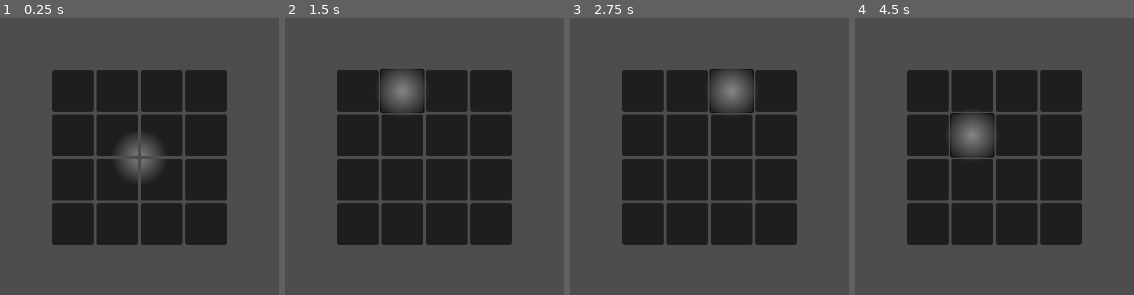
Above: before the commit, frames 1-4 (left to right).
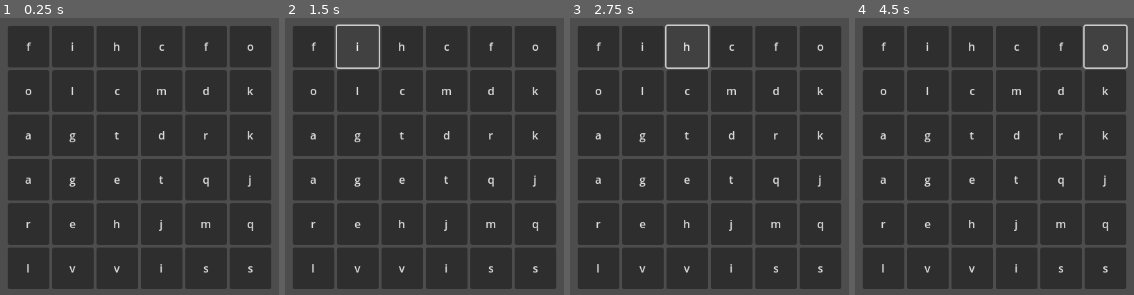
Above: after the commit, the same moments.

Repository: keychera/rune-in-the-dark
Game: Godot game, scene res://game/game.tscn
Two runs of this game, one before a commit and one after it. Both use one fixed random seed, a clock stepped at 60 frames per second and the inputs below. Before the commit the project starts from res://rune-board.tscn.
Inputs (mouse positions are in pixels of both pictures, inside the frame that each line leads up to; where the layout moved, square brackets give the same spot in the first picture):
- Up to frame 1 (0.25 s): no input
- Up to frame 2 (1.5 s): click (312, 45) [357, 90] at 0.5 s; click (357, 45) [402, 90] at 1.25 s
- Up to frame 3 (2.75 s): click (687, 45) [731, 90] at 2 s
- Up to frame 4 (4.5 s): click (1016, 45) [1061, 90] at 2.75 s; click (1061, 45) [927, 134] at 3.5 s; click (1106, 45) [972, 134] at 4.25 s

The runs differ from the first frame. In frame 1, 45% of the frame differs, in the area x 2-98%, y 2-98%; in frame 2, 44%; in frame 3, 44%; in frame 4, 44%.

Commit message:
match 2 game

Diff:
--- a/game.tscn
+++ /dev/null
@@ -1,18 +0,0 @@
-[gd_scene load_steps=4 format=3 uid="uid://64hydpvq3l7y"]
-
-[ext_resource type="Shader" path="res://glow.gdshader" id="1_4ee40"]
-[ext_resource type="Texture2D" uid="uid://c3t5r78ou4638" path="res://rune_in_the_dark.png" id="1_la6h3"]
-
-[sub_resource type="ShaderMaterial" id="ShaderMaterial_604q2"]
-shader = ExtResource("1_4ee40")
-shader_parameter/bloom_i = 0.02
-shader_parameter/glow_color = Color(0.937255, 0.968627, 0.698039, 1)
-shader_parameter/glow_i = 0.78
-
-[node name="Node" type="Node"]
-
-[node name="RuneInTheDark" type="Sprite2D" parent="."]
-texture_filter = 1
-material = SubResource("ShaderMaterial_604q2")
-position = Vector2(336, 139)
-texture = ExtResource("1_la6h3")
--- /dev/null
+++ b/game/game.tscn
@@ -0,0 +1,126 @@
+[gd_scene load_steps=3 format=3 uid="uid://64hydpvq3l7y"]
+
+[ext_resource type="Script" path="res://game/runeboard.gd" id="1_2oehf"]
+[ext_resource type="PackedScene" uid="uid://bsrnnthpa65u6" path="res://game/rune.tscn" id="2_ji5dw"]
+
+[node name="Node" type="Node"]
+
+[node name="CenterContainer" type="CenterContainer" parent="."]
+anchors_preset = 15
+anchor_right = 1.0
+anchor_bottom = 1.0
+grow_horizontal = 2
+grow_vertical = 2
+
+[node name="runeboard" type="GridContainer" parent="CenterContainer"]
+layout_mode = 2
+columns = 6
+script = ExtResource("1_2oehf")
+
+[node name="rune" parent="CenterContainer/runeboard" instance=ExtResource("2_ji5dw")]
+layout_mode = 2
+
+[node name="rune2" parent="CenterContainer/runeboard" instance=ExtResource("2_ji5dw")]
+layout_mode = 2
+
+[node name="rune3" parent="CenterContainer/runeboard" instance=ExtResource("2_ji5dw")]
+layout_mode = 2
+
+[node name="rune4" parent="CenterContainer/runeboard" instance=ExtResource("2_ji5dw")]
+layout_mode = 2
+
+[node name="rune5" parent="CenterContainer/runeboard" instance=ExtResource("2_ji5dw")]
+layout_mode = 2
+
+[node name="rune6" parent="CenterContainer/runeboard" instance=ExtResource("2_ji5dw")]
+layout_mode = 2
+
+[node name="rune7" parent="CenterContainer/runeboard" instance=ExtResource("2_ji5dw")]
+layout_mode = 2
+
+[node name="rune8" parent="CenterContainer/runeboard" instance=ExtResource("2_ji5dw")]
+layout_mode = 2
+
+[node name="rune9" parent="CenterContainer/runeboard" instance=ExtResource("2_ji5dw")]
+layout_mode = 2
+
+[node name="rune10" parent="CenterContainer/runeboard" instance=ExtResource("2_ji5dw")]
+layout_mode = 2
+
+[node name="rune11" parent="CenterContainer/runeboard" instance=ExtResource("2_ji5dw")]
+layout_mode = 2
+
+[node name="rune12" parent="CenterContainer/runeboard" instance=ExtResource("2_ji5dw")]
+layout_mode = 2
+
+[node name="rune13" parent="CenterContainer/runeboard" instance=ExtResource("2_ji5dw")]
+layout_mode = 2
+
+[node name="rune14" parent="CenterContainer/runeboard" instance=ExtResource("2_ji5dw")]
+layout_mode = 2
+
+[node name="rune15" parent="CenterContainer/runeboard" instance=ExtResource("2_ji5dw")]
+layout_mode = 2
+
+[node name="rune16" parent="CenterContainer/runeboard" instance=ExtResource("2_ji5dw")]
+layout_mode = 2
+
+[node name="rune17" parent="CenterContainer/runeboard" instance=ExtResource("2_ji5dw")]
+layout_mode = 2
+
+[node name="rune18" parent="CenterContainer/runeboard" instance=ExtResource("2_ji5dw")]
+layout_mode = 2
+
+[node name="rune19" parent="CenterContainer/runeboard" instance=ExtResource("2_ji5dw")]
+layout_mode = 2
+
+[node name="rune20" parent="CenterContainer/runeboard" instance=ExtResource("2_ji5dw")]
+layout_mode = 2
+
+[node name="rune21" parent="CenterContainer/runeboard" instance=ExtResource("2_ji5dw")]
+layout_mode = 2
+
+[node name="rune22" parent="CenterContainer/runeboard" instance=ExtResource("2_ji5dw")]
+layout_mode = 2
+
+[node name="rune23" parent="CenterContainer/runeboard" instance=ExtResource("2_ji5dw")]
+layout_mode = 2
+
+[node name="rune24" parent="CenterContainer/runeboard" instance=ExtResource("2_ji5dw")]
+layout_mode = 2
+
+[node name="rune25" parent="CenterContainer/runeboard" instance=ExtResource("2_ji5dw")]
+layout_mode = 2
+
+[node name="rune26" parent="CenterContainer/runeboard" instance=ExtResource("2_ji5dw")]
+layout_mode = 2
+
+[node name="rune27" parent="CenterContainer/runeboard" instance=ExtResource("2_ji5dw")]
+layout_mode = 2
+
+[node name="rune28" parent="CenterContainer/runeboard" instance=ExtResource("2_ji5dw")]
+layout_mode = 2
+
+[node name="rune29" parent="CenterContainer/runeboard" instance=ExtResource("2_ji5dw")]
+layout_mode = 2
+
+[node name="rune30" parent="CenterContainer/runeboard" instance=ExtResource("2_ji5dw")]
+layout_mode = 2
+
+[node name="rune31" parent="CenterContainer/runeboard" instance=ExtResource("2_ji5dw")]
+layout_mode = 2
+
+[node name="rune32" parent="CenterContainer/runeboard" instance=ExtResource("2_ji5dw")]
+layout_mode = 2
+
+[node name="rune33" parent="CenterContainer/runeboard" instance=ExtResource("2_ji5dw")]
+layout_mode = 2
+
+[node name="rune34" parent="CenterContainer/runeboard" instance=ExtResource("2_ji5dw")]
+layout_mode = 2
+
+[node name="rune35" parent="CenterContainer/runeboard" instance=ExtResource("2_ji5dw")]
+layout_mode = 2
+
+[node name="rune36" parent="CenterContainer/runeboard" instance=ExtResource("2_ji5dw")]
+layout_mode = 2
--- /dev/null
+++ b/game/rune.gd
@@ -0,0 +1,11 @@
+extends Button
+class_name Rune
+
+# Called when the node enters the scene tree for the first time.
+func _ready():
+	pass # Replace with function body.
+
+
+# Called every frame. 'delta' is the elapsed time since the previous frame.
+func _process(delta):
+	pass
--- /dev/null
+++ b/game/rune.tscn
@@ -0,0 +1,8 @@
+[gd_scene load_steps=2 format=3 uid="uid://bsrnnthpa65u6"]
+
+[ext_resource type="Script" path="res://game/rune.gd" id="1_q4knn"]
+
+[node name="Rune" type="Button"]
+custom_minimum_size = Vector2(60, 60)
+text = "A"
+script = ExtResource("1_q4knn")
--- /dev/null
+++ b/game/runeboard.gd
@@ -0,0 +1,31 @@
+extends GridContainer
+class_name RuneBoard
+
+var symbols : Array = ["a", "b", "c", "d", "e", "f", "g", "h", "i", "j", "k", "l", "m", "n", "o", "p", "q", "r", "s", "t", "u", "v"]
+var board : Array = []
+
+func _ready():
+	var n_child = get_child_count()
+	assert(n_child % 2 == 0)
+	var rune_idxs = range(n_child)
+	rune_idxs.shuffle()
+	var symbol_idxs = range(symbols.size())
+	symbol_idxs.shuffle()
+	for n in n_child:
+		var rune = get_child(rune_idxs[n]) as Rune
+		var symbol_n = floor(n/2)
+		var rand_symbol = symbols[symbol_idxs[symbol_n % symbols.size()]]
+		rune.text = rand_symbol
+		rune.button_up.connect(_on_rune_click.bind(rune))
+
+var prev: Rune = null
+func _on_rune_click(current : Rune):
+	print("click " + current.text)
+	if (prev != null):
+		if (prev.text == current.text):
+			prev.disabled = true
+			current.disabled = true
+	prev = current
+
+func _process(delta):
+	pass
--- a/project.godot
+++ b/project.godot
@@ -11,7 +11,7 @@
 [application]
 
 config/name="rune-in-the-dark"
-run/main_scene="res://rune-board.tscn"
+run/main_scene="res://game/game.tscn"
 config/features=PackedStringArray("4.1", "GL Compatibility")
 config/icon="res://icon.svg"
 
--- a/rune-board.tscn
+++ /dev/null
@@ -1,116 +0,0 @@
-[gd_scene load_steps=6 format=3 uid="uid://dor3vvt7ghfag"]
-
-[ext_resource type="PackedScene" uid="uid://cpiwlqamlydbi" path="res://rune.tscn" id="1_eitgv"]
-
-[sub_resource type="Shader" id="Shader_l8t1o"]
-resource_local_to_scene = true
-code = "shader_type canvas_item;
-
-uniform vec2 mouse;
-
-void fragment() {
-	vec2 mouse_pos = mouse/60.;
-	vec3 glow = vec3(0.5 - length(UV - mouse_pos));
-	COLOR.rgb = vec3(0.18) + glow;
-}
-"
-
-[sub_resource type="ShaderMaterial" id="ShaderMaterial_we1ym"]
-resource_local_to_scene = true
-shader = SubResource("Shader_l8t1o")
-shader_parameter/mouse = null
-
-[sub_resource type="Shader" id="Shader_ruwu6"]
-resource_local_to_scene = true
-code = "shader_type canvas_item;
-
-uniform vec2 mouse;
-
-void fragment() {
-	vec2 mouse_pos = mouse/60.;
-	vec3 glow = vec3(0.5 - length(UV - mouse_pos));
-	COLOR.rgb = vec3(0.18) + glow;
-}
-"
-
-[sub_resource type="ShaderMaterial" id="ShaderMaterial_4shgs"]
-resource_local_to_scene = true
-shader = SubResource("Shader_ruwu6")
-shader_parameter/mouse = null
-
-[node name="rune-board" type="Node"]
-
-[node name="CenterContainer" type="CenterContainer" parent="."]
-anchors_preset = 15
-anchor_right = 1.0
-anchor_bottom = 1.0
-grow_horizontal = 2
-grow_vertical = 2
-
-[node name="GridContainer" type="GridContainer" parent="CenterContainer"]
-layout_mode = 2
-columns = 4
-
-[node name="rune" parent="CenterContainer/GridContainer" instance=ExtResource("1_eitgv")]
-material = SubResource("ShaderMaterial_we1ym")
-layout_mode = 2
-
-[node name="rune2" parent="CenterContainer/GridContainer" instance=ExtResource("1_eitgv")]
-material = SubResource("ShaderMaterial_4shgs")
-layout_mode = 2
-
-[node name="rune3" parent="CenterContainer/GridContainer" instance=ExtResource("1_eitgv")]
-material = SubResource("ShaderMaterial_we1ym")
-layout_mode = 2
-
-[node name="rune4" parent="CenterContainer/GridContainer" instance=ExtResource("1_eitgv")]
-material = SubResource("ShaderMaterial_4shgs")
-layout_mode = 2
-
-[node name="rune5" parent="CenterContainer/GridContainer" instance=ExtResource("1_eitgv")]
-material = SubResource("ShaderMaterial_we1ym")
-layout_mode = 2
-
-[node name="rune6" parent="CenterContainer/GridContainer" instance=ExtResource("1_eitgv")]
-material = SubResource("ShaderMaterial_4shgs")
-layout_mode = 2
-
-[node name="rune7" parent="CenterContainer/GridContainer" instance=ExtResource("1_eitgv")]
-material = SubResource("ShaderMaterial_we1ym")
-layout_mode = 2
-
-[node name="rune8" parent="CenterContainer/GridContainer" instance=ExtResource("1_eitgv")]
-material = SubResource("ShaderMaterial_4shgs")
-layout_mode = 2
-
-[node name="rune9" parent="CenterContainer/GridContainer" instance=ExtResource("1_eitgv")]
-material = SubResource("ShaderMaterial_we1ym")
-layout_mode = 2
-
-[node name="rune10" parent="CenterContainer/GridContainer" instance=ExtResource("1_eitgv")]
-material = SubResource("ShaderMaterial_4shgs")
-layout_mode = 2
-
-[node name="rune11" parent="CenterContainer/GridContainer" instance=ExtResource("1_eitgv")]
-material = SubResource("ShaderMaterial_we1ym")
-layout_mode = 2
-
-[node name="rune12" parent="CenterContainer/GridContainer" instance=ExtResource("1_eitgv")]
-material = SubResource("ShaderMaterial_4shgs")
-layout_mode = 2
-
-[node name="rune13" parent="CenterContainer/GridContainer" instance=ExtResource("1_eitgv")]
-material = SubResource("ShaderMaterial_we1ym")
-layout_mode = 2
-
-[node name="rune14" parent="CenterContainer/GridContainer" instance=ExtResource("1_eitgv")]
-material = SubResource("ShaderMaterial_4shgs")
-layout_mode = 2
-
-[node name="rune15" parent="CenterContainer/GridContainer" instance=ExtResource("1_eitgv")]
-material = SubResource("ShaderMaterial_we1ym")
-layout_mode = 2
-
-[node name="rune16" parent="CenterContainer/GridContainer" instance=ExtResource("1_eitgv")]
-material = SubResource("ShaderMaterial_4shgs")
-layout_mode = 2
--- a/rune.gd
+++ /dev/null
@@ -1,4 +0,0 @@
-extends Button
-
-func _process(delta):
-	material.set_shader_parameter("mouse", get_local_mouse_position())
--- a/rune.tscn
+++ /dev/null
@@ -1,14 +0,0 @@
-[gd_scene load_steps=4 format=3 uid="uid://cpiwlqamlydbi"]
-
-[ext_resource type="Shader" path="res://rune-tile.gdshader" id="1_ug0hq"]
-[ext_resource type="Script" path="res://rune.gd" id="2_m7m2a"]
-
-[sub_resource type="ShaderMaterial" id="ShaderMaterial_ofl11"]
-resource_local_to_scene = true
-shader = ExtResource("1_ug0hq")
-shader_parameter/mouse = null
-
-[node name="rune" type="Button"]
-material = SubResource("ShaderMaterial_ofl11")
-custom_minimum_size = Vector2(60, 60)
-script = ExtResource("2_m7m2a")
